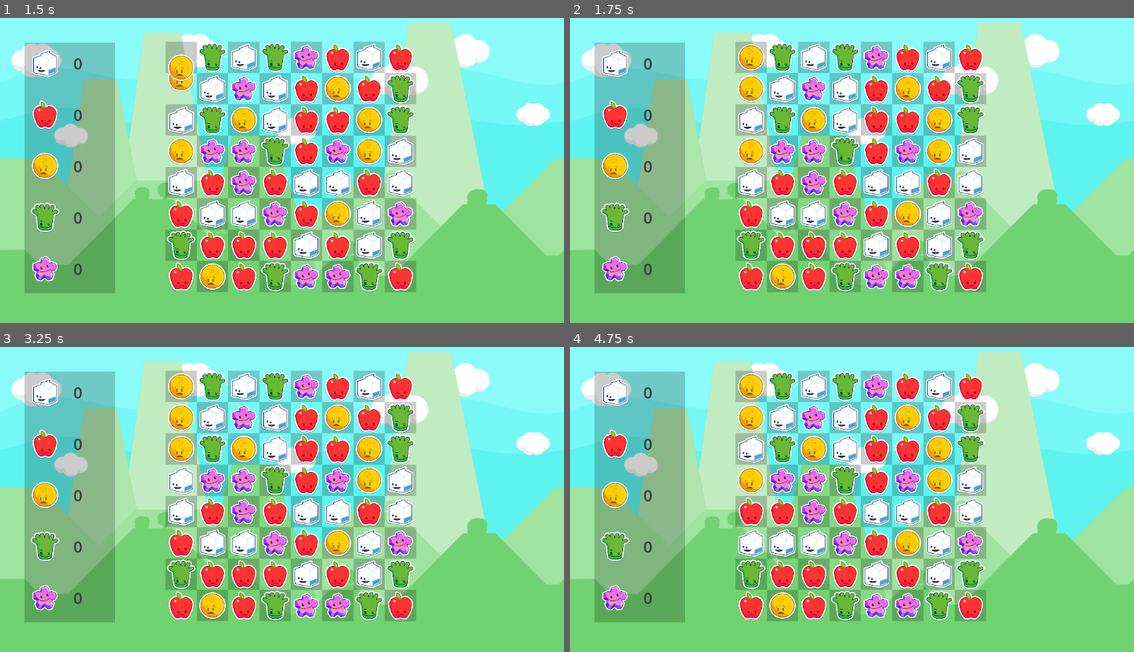
Above: before the commit, frames 1-4 (two rows, left to right).
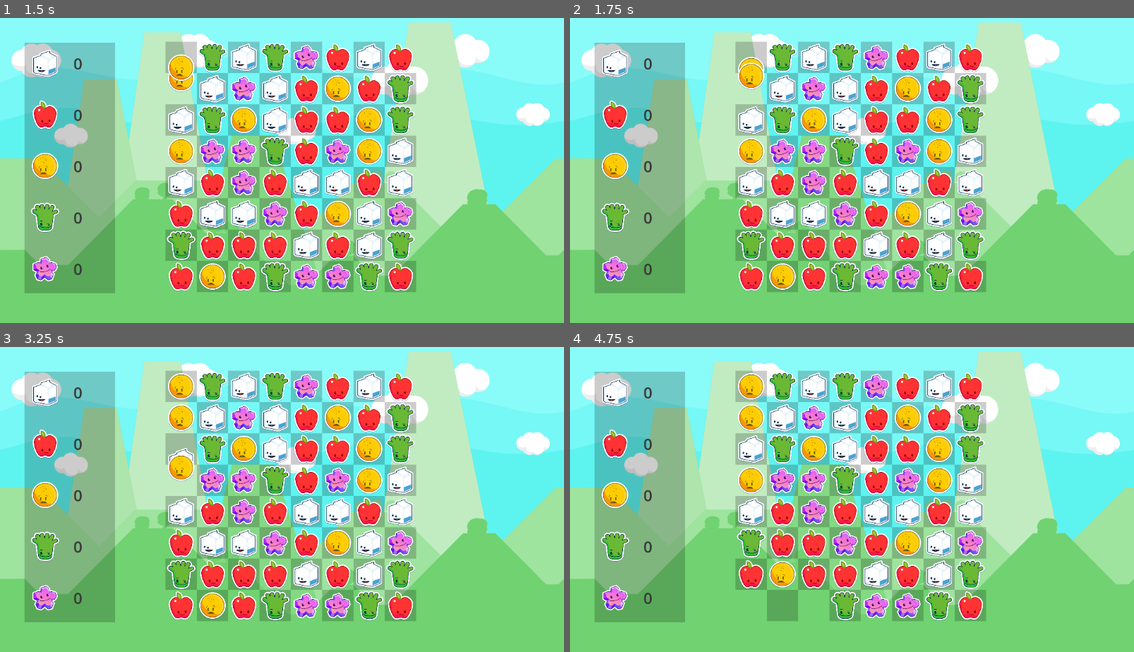
Above: after the commit, the same moments.

Repository: gitbrent/godot-match-3
Game: Godot game, scene res://game.tscn
Two runs of this game, one before a commit and one after it. Both use one fixed random seed, a clock stepped at 60 frames per second and the inputs below.
Inputs (mouse positions are in pixels of both pictures, inside the frame that each line leads up to):
- Up to frame 1 (1.5 s): tap Enter at 0.5 s; drag from (180, 57) to (338, 94) at 0.52 s; drag from (180, 88) to (253, 228) at 1.27 s
- Up to frame 2 (1.75 s): no input
- Up to frame 3 (3.25 s): move the mouse to (180, 447) at 2.02 s; click (180, 447) at 2.17 s; drag from (180, 481) to (112, 444) at 2.77 s
- Up to frame 4 (4.75 s): drag from (750, 511) to (880, 493) at 3.52 s; drag from (750, 542) to (767, 414) at 4.27 s

Frame 1 is identical in both runs. In frame 2, 0.7% of the frame differs, in the area x 29-35%, y 8-28%; in frame 3, 0.8%; in frame 4, 3.1%, in the area x 29-46%, y 49-90%.

Commit message:
WIP

Diff:
--- a/game.gd
+++ b/game.gd
@@ -1,9 +1,15 @@
 extends Node2D
-
+# SCENES
 @onready var audio_stream_player:AudioStreamPlayer = $AudioStreamPlayer
+@onready var game_board:GameBoard = $Board
 
 func _on_board_gem_swapped():
 	play_move_sound()
 
 func play_move_sound():
 	audio_stream_player.play()
+
+func update_game_props():
+	var brent = game_board.get_gem_props()
+	print("brent: ", brent)
+	# TODO: name labels, then update base on this
--- a/game_board/GameBoard.gd
+++ b/game_board/GameBoard.gd
@@ -6,8 +6,10 @@
 @onready var grid_container:GridContainer = $GridContainer
 @onready var hbox_container:HBoxContainer = $HBoxContainer
 #VARS
+const TWEEN_TIME:float = 0.25
 var selected_cell_1:GemCell = null
 var selected_cell_2:GemCell = null
+var explode_me_matched_gems: Array
 
 # Called when the node enters the scene tree for the first time.
 func _ready():
@@ -47,6 +49,13 @@
 		selected_cell_1 = selected_cell_2
 		selected_cell_2 = null
 
+# TODO: feed props to parent controller for display
+func get_gem_props():
+	var brent:Dictionary = {
+		"GREEN": 99
+	}
+	return brent
+
 # =========================================================
 
 func are_cells_adjacent(gemcell1:GemCell, gemcell2:GemCell) -> bool:
@@ -68,7 +77,7 @@
 	# Cells are not adjacent
 	return false
 
-# Check entire board for any matches (not needed yet, will show "NO MATCHES" and reload grid)
+# TODO: Check entire board for any matches (not used yet, will show "NO MOVES" and reload grid)
 func check_for_matches() -> bool:
 	var num_columns: int = hbox_container.get_child_count()
 	var num_rows: int = hbox_container.get_child_count()
@@ -78,7 +87,7 @@
 		var last_color = null
 		var streak = 0
 		for column in range(num_columns):
-			print("[check_for_matches]: [" + str(row) + "/" + str(column) + "]")
+			#print("[check_for_matches]: [" + str(row) + "/" + str(column) + "]")
 			var gem_cell = $HBoxContainer.get_child(column).get_child(row) as GemCell
 			if gem_cell.gem_color == last_color:
 				streak += 1
@@ -108,6 +117,123 @@
 
 	return false  # No matches found
 
+func unique_array(array: Array) -> Array:
+	var unique_dict: Dictionary = {}
+	for item in array:
+		unique_dict[item] = true
+	return unique_dict.keys()
+
+func get_matched_gems(col: int, row: int, hbox: HBoxContainer) -> Array:
+	var matches: Array = []
+
+	# Check horizontally
+	matches += get_matches_in_direction(col, row, hbox, -1, 0)  # Left
+	matches += get_matches_in_direction(col, row, hbox, 1, 0)   # Right
+	if matches.size() > 1:  # Includes the center gem, need at least one more for a match
+		matches.append(hbox.get_child(col).get_child(row))  # Add center gem if match found
+
+	# Check vertically
+	var vertical_matches: Array = []
+	vertical_matches += get_matches_in_direction(col, row, hbox, 0, -1)  # Up
+	vertical_matches += get_matches_in_direction(col, row, hbox, 0, 1)   # Down
+	if vertical_matches.size() > 1:
+		vertical_matches.append(hbox.get_child(col).get_child(row))  # Add center gem if match found
+		matches += vertical_matches  # Combine horizontal and vertical matches
+
+	return unique_array(matches)  # Remove duplicates if any gem is counted in both directions
+
+func get_matches_in_direction(start_col: int, start_row: int, hbox: HBoxContainer, delta_col: int, delta_row: int) -> Array:
+	var matches: Array = []
+	var current_col: int = start_col + delta_col
+	var current_row: int = start_row + delta_row
+	var current_color: Enums.GemColor = (hbox.get_child(start_col).get_child(start_row) as GemCell).gem_color
+	while current_col >= 0 and current_col < hbox.get_child_count() and current_row >= 0 and current_row < hbox.get_child(current_col).get_child_count():
+		var gem_cell: GemCell = hbox.get_child(current_col).get_child(current_row) as GemCell
+		if gem_cell.gem_color == current_color:
+			matches.append(gem_cell)
+			current_col += delta_col
+			current_row += delta_row
+		else:
+			break
+	return matches
+
+func will_create_match(gem_cell: GemCell, new_col: int, new_row: int) -> bool:
+	# Temporarily swap gems for the purpose of checking
+	var target_cell: GemCell = hbox_container.get_child(new_col).get_child(new_row) as GemCell
+	var original_color: Enums.GemColor = target_cell.gem_color
+	target_cell.gem_color = gem_cell.gem_color
+	gem_cell.gem_color = original_color
+
+	# Check for matches
+	var matched_gems: Array = get_matched_gems(new_col, new_row, hbox_container)
+	if matched_gems.size() > 0:
+		return true
+
+	# Revert colors back if no match is found
+	target_cell.gem_color = original_color
+	gem_cell.gem_color = target_cell.gem_color
+	return false
+
+func check_match_at_position(col: int, row: int, hbox: HBoxContainer) -> bool:
+	# Check horizontally
+	var min_col = max(col - 2, 0)
+	var max_col = min(col + 2, hbox.get_child_count() - 1)
+	var current_color = (hbox.get_child(col).get_child(row) as GemCell).gem_color
+	var match_count = 1  # Start with the gem itself
+
+	# Check to the left
+	for i in range(col - 1, min_col - 1, -1):
+		if (hbox.get_child(i).get_child(row) as GemCell).gem_color == current_color:
+			match_count += 1
+		else:
+			break
+
+	# Check to the right
+	for i in range(col + 1, max_col + 1):
+		if (hbox.get_child(i).get_child(row) as GemCell).gem_color == current_color:
+			match_count += 1
+		else:
+			break
+
+	if match_count >= 3:
+		return true  # Horizontal match found
+
+	# Check vertically
+	var vbox = hbox.get_child(col) as VBoxContainer
+	var min_row = max(row - 2, 0)
+	var max_row = min(row + 2, vbox.get_child_count() - 1)
+	match_count = 1  # Reset for vertical checking
+
+	# Check upwards
+	for i in range(row - 1, min_row - 1, -1):
+		if (vbox.get_child(i) as GemCell).gem_color == current_color:
+			match_count += 1
+		else:
+			break
+
+	# Check downwards
+	for i in range(row + 1, max_row + 1):
+		if (vbox.get_child(i) as GemCell).gem_color == current_color:
+			match_count += 1
+		else:
+			break
+
+	if match_count >= 3:
+		return true  # Vertical match found
+
+	return false  # No matches found
+
+func explode_gems(gem_cells: Array):
+	# Function to handle removal of gems and other effects
+	print("Explode gems: ", gem_cells)
+	for gem_cell in gem_cells:
+		gem_cell.get_parent().remove_child(gem_cell)
+		gem_cell.queue_free()
+		print("BOOM!!")
+	selected_cell_1 = null
+	selected_cell_2 = null
+	explode_me_matched_gems.clear()
+
 func find_gem_indices(gem_cell:GemCell) -> Dictionary:
 	var parent_vbox = gem_cell.get_parent()  # Assuming direct parent is a VBoxContainer
 	var hbox = parent_vbox.get_parent()      # Assuming direct parent of VBox is the HBoxContainer
@@ -140,21 +266,26 @@
 	# C: get position to restore to after move so tween flows
 	var orig_pos_cell_1 = selected_cell_1.global_position
 	var orig_col_cell_1 = selected_cell_1.get_parent()
-	var orig_row_cell_1 = find_gem_indices(selected_cell_1).row
+	var orig_ridx_cell_1 = find_gem_indices(selected_cell_1).row
+	var orig_cidx_cell_1 = find_gem_indices(selected_cell_1).column
 	var orig_pos_cell_2 = selected_cell_2.global_position
 	var orig_col_cell_2 = selected_cell_2.get_parent()
-	var orig_row_cell_2 = find_gem_indices(selected_cell_2).row
+	var orig_ridx_cell_2 = find_gem_indices(selected_cell_2).row
+	var orig_cidx_cell_2 = find_gem_indices(selected_cell_2).column
 
 	# D: swap gems, or swap back if no match
 	# NOTE: when they dont match, just tween-swap them (dont physially move the scenes, why bother?)
-	if check_for_matches():
+	if will_create_match(selected_cell_1, orig_cidx_cell_2, orig_ridx_cell_2):
+		# D3: log gems ot explode
+		explode_me_matched_gems = get_matched_gems(orig_cidx_cell_2, orig_ridx_cell_2, hbox_container)
+
 		# D1: swap gems
 		orig_col_cell_1.remove_child(selected_cell_1)
 		orig_col_cell_2.add_child(selected_cell_1)
-		orig_col_cell_2.move_child(selected_cell_1, orig_row_cell_1)
+		orig_col_cell_2.move_child(selected_cell_1, orig_ridx_cell_1)
 		orig_col_cell_2.remove_child(selected_cell_2)
 		orig_col_cell_1.add_child(selected_cell_2)
-		orig_col_cell_1.move_child(selected_cell_2, orig_row_cell_2)
+		orig_col_cell_1.move_child(selected_cell_2, orig_ridx_cell_2)
 
 		# D2: IMPORTANT: use deferred to allow changes above to render, then re-position and tween afterwards!
 		call_deferred("setup_tween", selected_cell_1, orig_pos_cell_1, orig_pos_cell_2)
@@ -164,7 +295,7 @@
 		call_deferred("setup_tween", selected_cell_1, orig_pos_cell_1, orig_pos_cell_2)
 		call_deferred("setup_tween", selected_cell_2, orig_pos_cell_2, orig_pos_cell_1)
 		# Wait for the first tween to complete
-		await get_tree().create_timer(0.25).timeout
+		await get_tree().create_timer(TWEEN_TIME).timeout
 		# Then swap them right back
 		call_deferred("swap_back", selected_cell_1, selected_cell_2, orig_pos_cell_1, orig_pos_cell_2)
 
@@ -175,13 +306,21 @@
 func setup_tween(gem_cell:GemCell, start_pos:Vector2, end_pos:Vector2):
 	gem_cell.global_position = start_pos  # Set initial position right before tweening
 	var tween = get_tree().create_tween()
-	tween.tween_property(gem_cell, "global_position", end_pos, 0.25)
-	tween.tween_callback(tween_completed.bind(selected_cell_2))
+	tween.tween_property(gem_cell, "global_position", end_pos, TWEEN_TIME)
+	tween.tween_callback(tween_completed.bind(gem_cell))
 
 func tween_completed(gem_cell:GemCell):
 	#print("[TWEEN-COMPLETE]: ", gem_cell)
-	selected_cell_1 = null
-	selected_cell_2 = null
+
+	# This method w/b called twice - after each gem is moved
+	if gem_cell == selected_cell_1:
+		selected_cell_1 = null
+	elif gem_cell == selected_cell_2:
+		selected_cell_2 = null
+
+	# This method w/b called twice - after each gem is moved, only run after BOTH done
+	if not selected_cell_1 and not selected_cell_2 and explode_me_matched_gems.size() > 0:
+		explode_gems(explode_me_matched_gems)
 
 # =========================================================
 
